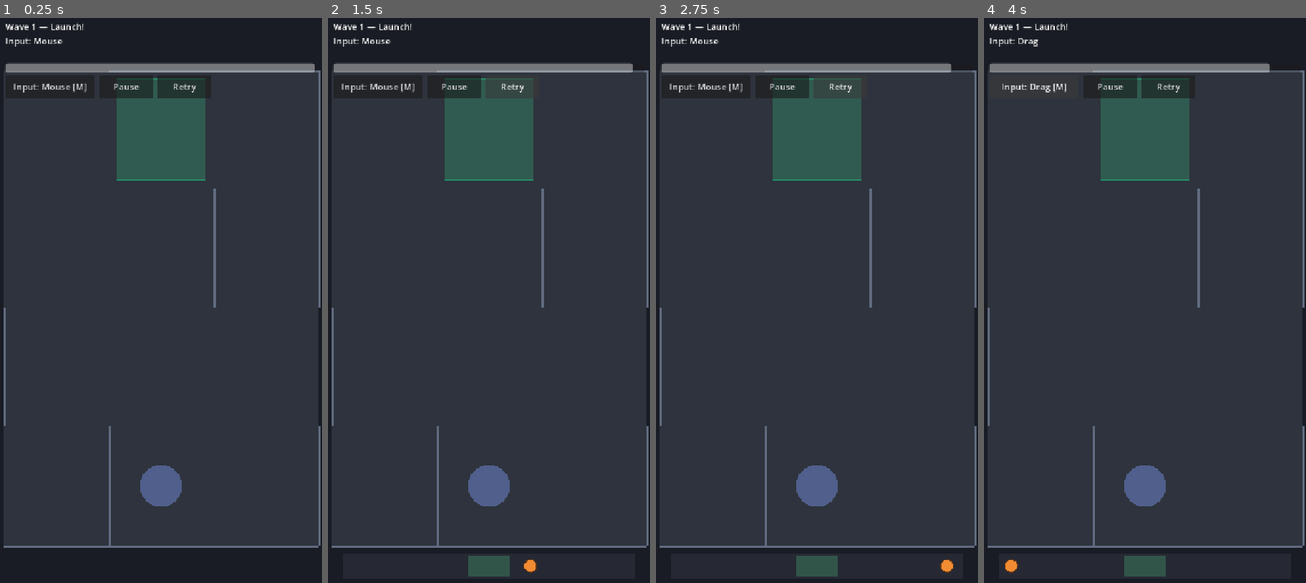
Above: before the commit, frames 1-4 (left to right).
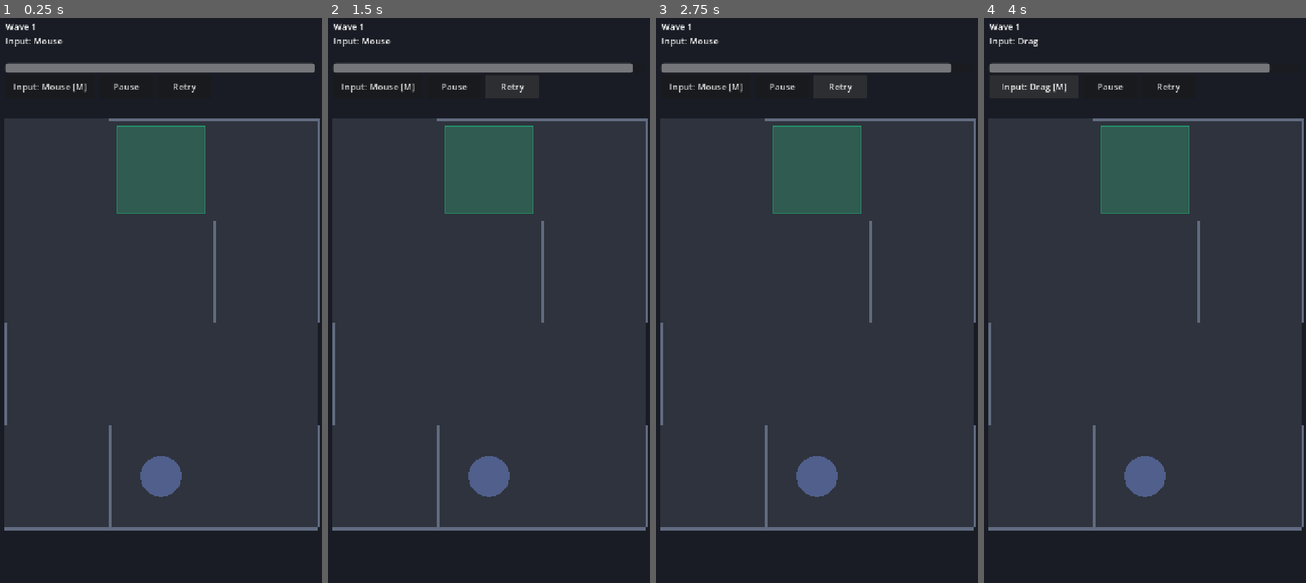
Above: after the commit, the same moments.

Repository: mhaiprojects/Spinning-Top-Maze
Game: Godot game, scene res://scenes/main.tscn
Two runs of this game, one before a commit and one after it. Both use one fixed random seed, a clock stepped at 60 frames per second and the inputs below.
Inputs:
- Up to frame 1 (0.25 s): no input
- Up to frame 2 (1.5 s): click "Retry" at 0.5 s; click "Retry" at 1.25 s
- Up to frame 3 (2.75 s): click "Retry" at 2 s
- Up to frame 4 (4 s): click "Input: Mouse [M]" at 2.75 s; click "Input: Keyboard [M]" at 3.5 s

The runs differ from the first frame. In frame 1, 13% of the frame differs, in the area x 1-100%, y 1-94%; in frame 2, 14%; in frame 3, 14%; in frame 4, 14%, in the area x 1-100%, y 1-99%.
Error before the commit: Parse Error: Function "queue_redraw()" not found in base self. (res://scripts/drag_stick_overlay.gd:19)
Error after the commit: Invalid call to function 'set_layout_rects' in base 'CanvasLayer (game_ui.gd)'. Expected 2 argument(s). (res://scripts/main.gd:92)

Commit message:
2026-11-18 22:06 AEDT: fix drag stick overlay drawing on Control
DragStickOverlay extends Control with IGNORE mouse filter inside a CanvasLayer
so queue_redraw and draw primitives compile and work on real displays; wire
Main/DragStick/Draw path for tilt input notifications.

Co-authored-by: Cursor <cursoragent@cursor.com>

Diff:
--- a/scripts/drag_stick_overlay.gd
+++ b/scripts/drag_stick_overlay.gd
@@ -1,34 +1,32 @@
 class_name DragStickOverlay
-extends CanvasLayer
-## Virtual-stick indicator for drag steering mode.
+extends Control
+## Virtual-stick indicator drawn on a full-screen Control (child of CanvasLayer).
 
 const IM := preload("res://scripts/input_modes.gd")
 
 var _origin := Vector2.ZERO
 var _pointer := Vector2.ZERO
-var _active := false
 var _visible_stick := false
+
+
+func _ready() -> void:
+	mouse_filter = Control.MOUSE_FILTER_IGNORE
+	set_anchors_and_offsets_preset(Control.PRESET_FULL_RECT)
+	visible = false
 
 
 func show_stick(origin: Vector2, pointer: Vector2) -> void:
 	_origin = origin
 	_pointer = pointer
-	_active = true
 	_visible_stick = true
 	visible = true
 	queue_redraw()
 
 
 func hide_stick() -> void:
-	_active = false
 	_visible_stick = false
 	visible = false
 	queue_redraw()
-
-
-func _ready() -> void:
-	visible = false
-	layer = 5
 
 
 func _draw() -> void:
--- a/scripts/main.gd
+++ b/scripts/main.gd
@@ -3,8 +3,9 @@
 
 enum Phase { LAUNCH, RUN, CLEARED, FELL, PAUSED }
 
-const HUD_H := 120.0
-const BOTTOM_H := 100.0
+const BASE_TOP_H := 228.0
+const BASE_BOTTOM_H := 140.0
+const MARGIN := 10.0
 
 var phase: Phase = Phase.LAUNCH
 var wave: int = 1
@@ -19,11 +20,13 @@
 
 
 func _ready() -> void:
-	var stick := CanvasLayer.new()
-	stick.name = "DragStick"
-	stick.set_script(load("res://scripts/drag_stick_overlay.gd"))
-	stick.layer = 5
-	add_child(stick)
+	var layer := CanvasLayer.new()
+	layer.name = "DragStick"
+	layer.layer = 5
+	var stick := DragStickOverlay.new()
+	stick.name = "Draw"
+	layer.add_child(stick)
+	add_child(layer)
 	_maze = MazeWorld.new()
 	add_child(_maze)
 	_top = SpinningTop.new()
@@ -45,9 +48,13 @@
 	_goal.monitorable = false
 	add_child(_goal)
 	_new_wave_seed()
+	get_viewport().size_changed.connect(_on_viewport_changed)
+	call_deferred("_bootstrap")
+
+
+func _bootstrap() -> void:
+	_layout_all()
 	_start_launch()
-	get_viewport().size_changed.connect(_on_viewport_changed)
-	call_deferred("_layout_all")
 
 
 func _process(_delta: float) -> void:
@@ -66,16 +73,41 @@
 
 func _on_viewport_changed() -> void:
 	_layout_all()
+	if phase == Phase.LAUNCH:
+		_position_launch_bar()
 
 
 func _layout_all() -> void:
 	var vp: Rect2 = get_viewport().get_visible_rect()
-	var top_h: float = HUD_H
-	var bot_h: float = BOTTOM_H
-	_play_rect = Rect2(8, top_h, vp.size.x - 16, vp.size.y - top_h - bot_h)
-	_maze.build(_maze.maze_data if not _maze.maze_data.is_empty() else MazeGen.generate(wave, maze_seed), _play_rect)
+	var sy: float = vp.size.y / 1280.0
+	var top_h: float = BASE_TOP_H * sy
+	var bot_h: float = BASE_BOTTOM_H * sy
+	_play_rect = Rect2(
+		MARGIN,
+		top_h,
+		vp.size.x - MARGIN * 2.0,
+		maxf(80.0, vp.size.y - top_h - bot_h)
+	)
 	if _ui.has_method("set_layout_rects"):
-		_ui.set_layout_rects(vp.size, _play_rect)
+		_ui.set_layout_rects(vp.size, _play_rect, top_h, bot_h)
+	_generate_maze_data_only()
+	if not _maze.maze_data.is_empty():
+		_maze.build(_maze.maze_data, _play_rect)
+		_position_goal()
+	_position_launch_bar()
+
+
+func _scaled_top_h() -> float:
+	return BASE_TOP_H * (get_viewport().get_visible_rect().size.y / 1280.0)
+
+
+func _scaled_bottom_h() -> float:
+	return BASE_BOTTOM_H * (get_viewport().get_visible_rect().size.y / 1280.0)
+
+
+func _generate_maze_data_only() -> void:
+	var data: Dictionary = MazeGen.generate(wave, maze_seed)
+	_maze.maze_data = data
 
 
 func _new_wave_seed() -> void:
@@ -87,40 +119,77 @@
 func _generate_maze() -> void:
 	var data: Dictionary = MazeGen.generate(wave, maze_seed)
 	_maze.build(data, _play_rect)
+	_position_goal()
+	_position_launch_bar()
+
+
+func _position_goal() -> void:
+	if _maze.maze_data.is_empty():
+		return
 	_goal.global_position = _maze.goal_area_rect().get_center()
 	var gs: RectangleShape2D = _goal.get_child(0).shape as RectangleShape2D
-	gs.size = _maze.goal_area_rect().size * 0.9
+	gs.size = _maze.goal_area_rect().size * 0.85
+
+
+func _position_launch_bar() -> void:
+	if _play_rect.size.x < 1.0:
+		return
+	var vp: Rect2 = get_viewport().get_visible_rect()
+	var bot_h: float = _scaled_bottom_h()
+	var bar := Rect2(
+		_play_rect.position.x + 16,
+		vp.size.y - bot_h + 12,
+		_play_rect.size.x - 32,
+		maxf(48.0, bot_h - 24)
+	)
+	if phase == Phase.LAUNCH and _launch.active:
+		_launch.setup(bar, wave)
 
 
 func _start_launch() -> void:
 	phase = Phase.LAUNCH
 	_generate_maze()
 	_top.visible = false
-	_top.freeze = true
-	var bar := Rect2(_play_rect.position.x + 24, _play_rect.end.y + 18, _play_rect.size.x - 48, 56)
+	_top.set_run_active(false)
+	_top.global_position = Vector2(-4000, -4000)
+	var vp: Rect2 = get_viewport().get_visible_rect()
+	var bot_h: float = _scaled_bottom_h()
+	var bar := Rect2(
+		_play_rect.position.x + 16,
+		vp.size.y - bot_h + 12,
+		_play_rect.size.x - 32,
+		maxf(48.0, bot_h - 24)
+	)
 	_launch.setup(bar, wave)
+	_launch.visible = true
 	if _ui.has_method("on_phase_launch"):
 		_ui.on_phase_launch(wave)
 
 
 func _on_launch_released(power: float) -> void:
-	_begin_run(power)
+	call_deferred("_begin_run", power)
 
 
 func _begin_run(power: float) -> void:
 	phase = Phase.RUN
 	_top.visible = true
-	_top.freeze = false
+	_launch.visible = false
+	_launch.cancel()
 	_top.reset_top(_maze.start_position(), power)
+	_top.set_run_active(true)
 	if _ui.has_method("on_phase_run"):
-		_ui.on_phase_run()
+		_ui.on_phase_run(wave)
 
 
 func _on_fell_over() -> void:
 	if phase != Phase.RUN:
 		return
 	phase = Phase.FELL
-	_top.freeze = true
+	call_deferred("_finish_fell_over")
+
+
+func _finish_fell_over() -> void:
+	_top.set_run_active(false)
 	if _ui.has_method("on_fell_over"):
 		_ui.on_fell_over()
 
@@ -128,20 +197,26 @@
 func _on_goal_body(body: Node) -> void:
 	if phase != Phase.RUN or body != _top:
 		return
+	call_deferred("_finish_goal", body)
+
+
+func _finish_goal(_body: Node) -> void:
+	if phase != Phase.RUN:
+		return
 	phase = Phase.CLEARED
-	_top.freeze = true
+	_top.set_run_active(false)
 	if _ui.has_method("on_wave_cleared"):
 		_ui.on_wave_cleared(wave)
 
 
 func request_retry_same_wave() -> void:
-	_start_launch()
+	call_deferred("_start_launch")
 
 
 func advance_wave() -> void:
 	wave += 1
 	_new_wave_seed()
-	_start_launch()
+	call_deferred("_start_launch")
 
 
 func toggle_pause() -> void:
--- a/scripts/tilt_input.gd
+++ b/scripts/tilt_input.gd
@@ -351,7 +351,7 @@
 
 
 func _notify_drag_overlay(on: bool) -> void:
-	var stick: Node = get_node_or_null("/root/Main/DragStick")
+	var stick: Node = get_tree().root.get_node_or_null("Main/DragStick/Draw")
 	if stick == null:
 		stick = get_tree().root.get_node_or_null("Main/DragStick")
 	if stick == null:
